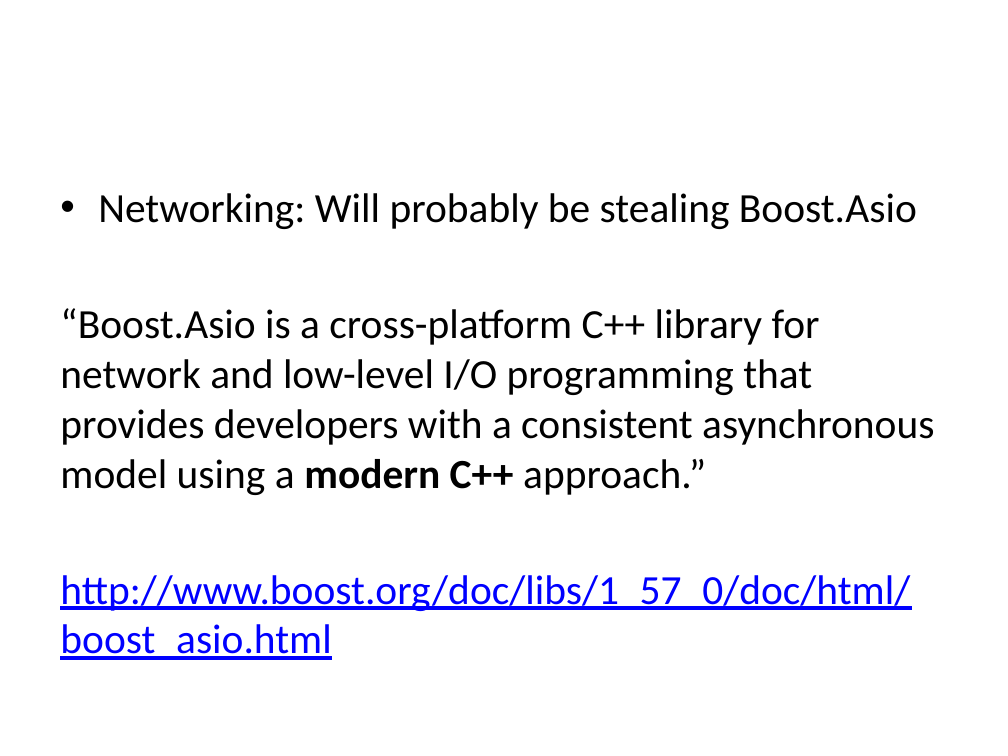
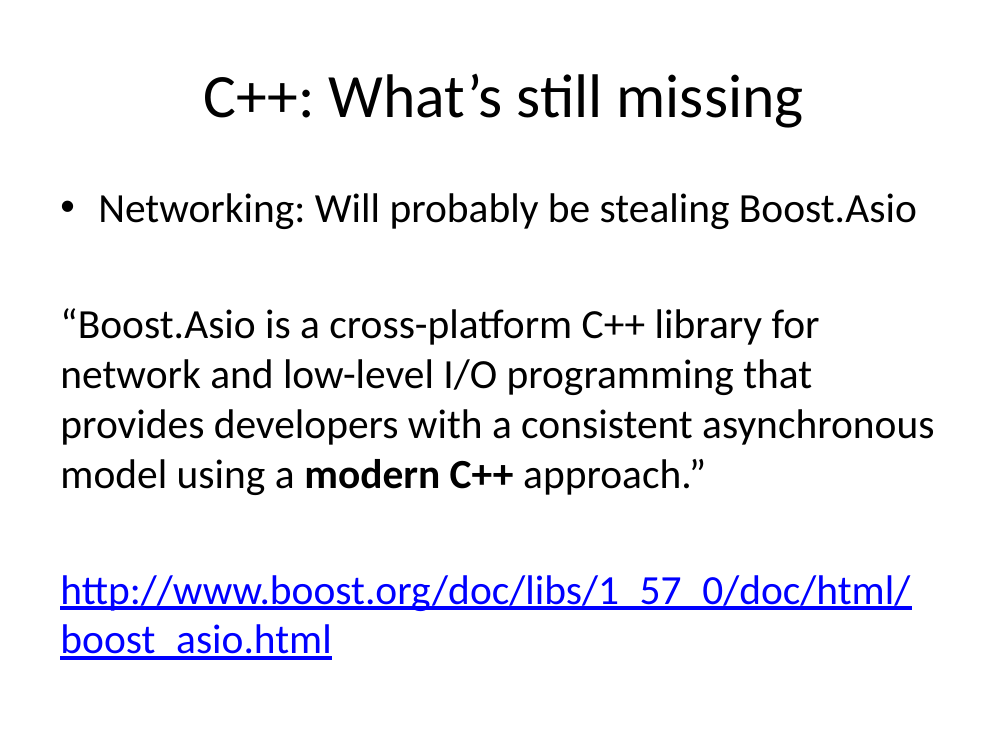
Before and after one commit to fellmad/FunWithCpp11, a slide deck: slide 28 of doc/Fun_with_C++11.pptx (slide 24 before the commit). Drawn at 1008x756 pixels with LibreOffice and Linux fonts; fonts in the diff are those of the drawing. Boxes give left, top, right and bottom in pixels: in the first picture for what was removed or moved away, otherwise in the second. Text is boxed around its words. In the diff, an @@ line names an element or a change of style, - is before the commit and + after.

```diff
--- a/doc/Fun_with_C++11.pptx
+++ b/doc/Fun_with_C++11.pptx
@@ title added at <box>203,74,804,128</box>, 44 pt, text #000000 @@
+C++: What’s still missing
```
Also in this commit, not shown: 18 other slides changed, 6 slides added, 1 slide removed.
